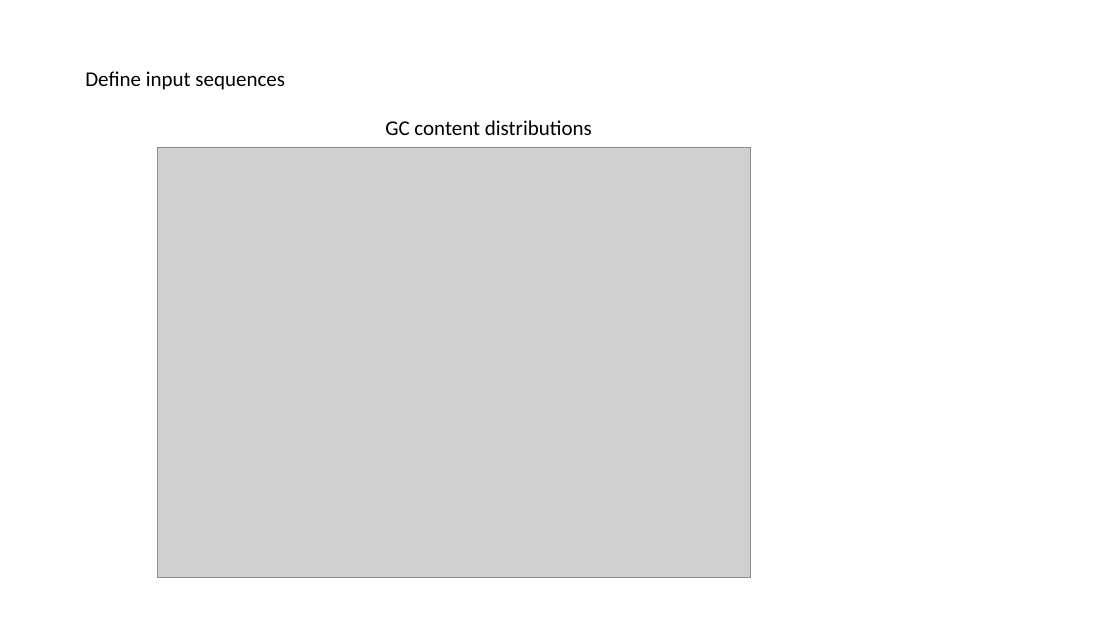
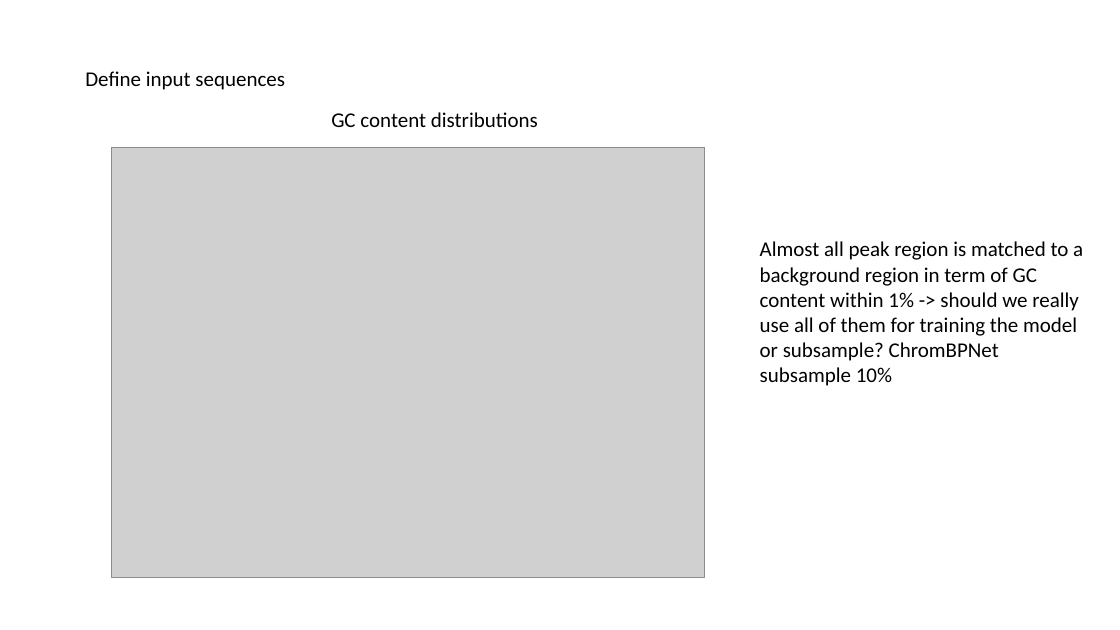
Before and after one commit to alexiaDorm/master-thesis, a slide deck: slide 13 of notes/Building model.pptx (slide 12 before the commit). Drawn at 1120x630 pixels with LibreOffice and Linux fonts; fonts in the diff are those of the drawing; grey boxes stand for pictures. Boxes give left, top, right and bottom in pixels: in the first picture for what was removed or moved away, otherwise in the second. Text is boxed around its words. In the diff, an @@ line names an element or a change of style, - is before the commit and + after.

```diff
--- a/notes/Building model.pptx
+++ b/notes/Building model.pptx
@@ text "GC content distributions": place and size @@
-text "GC content distributions" at [385,120,592,135]
+text "GC content distributions" at [331,112,538,127]
@@ picture: place and size @@
-picture at [157,147,751,578]
+picture at [111,147,705,578]
@@ text added at [760,241,1083,386], 18 pt, text #000000 @@
+Almost all peak region is matched to a background region in term of GC content within 1% -> should we really use all of them for training the model or subsample? ChromBPNet subsample 10%
```
Also in this commit, not shown: 6 slides added, 9 other files.
